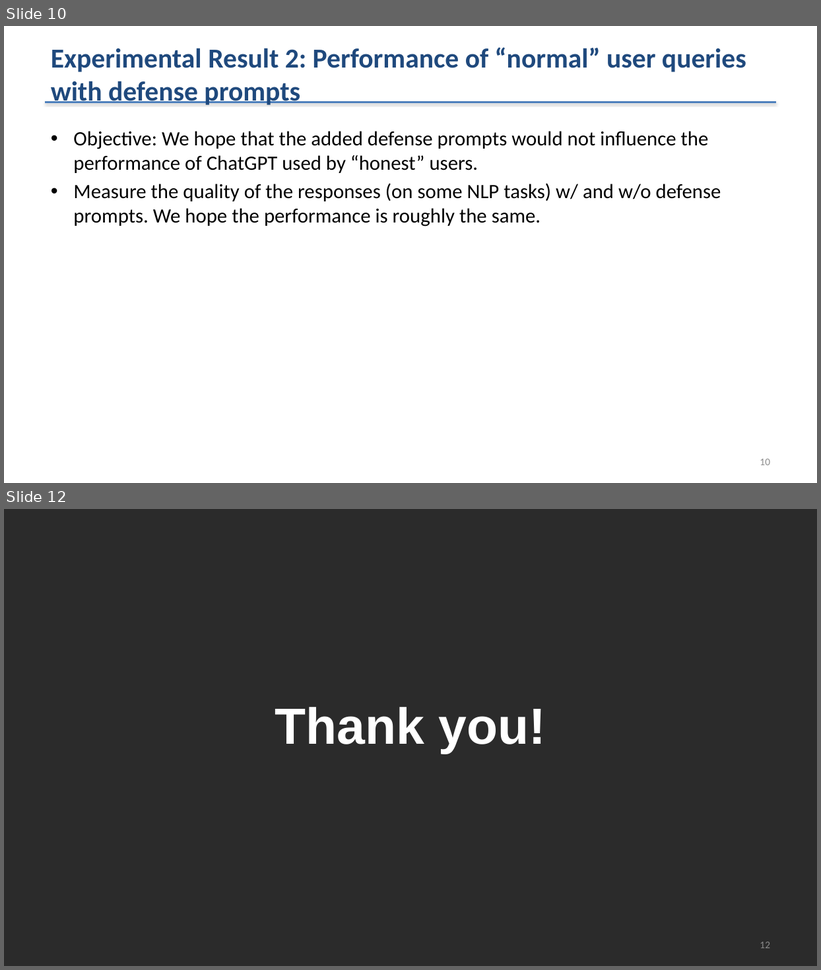
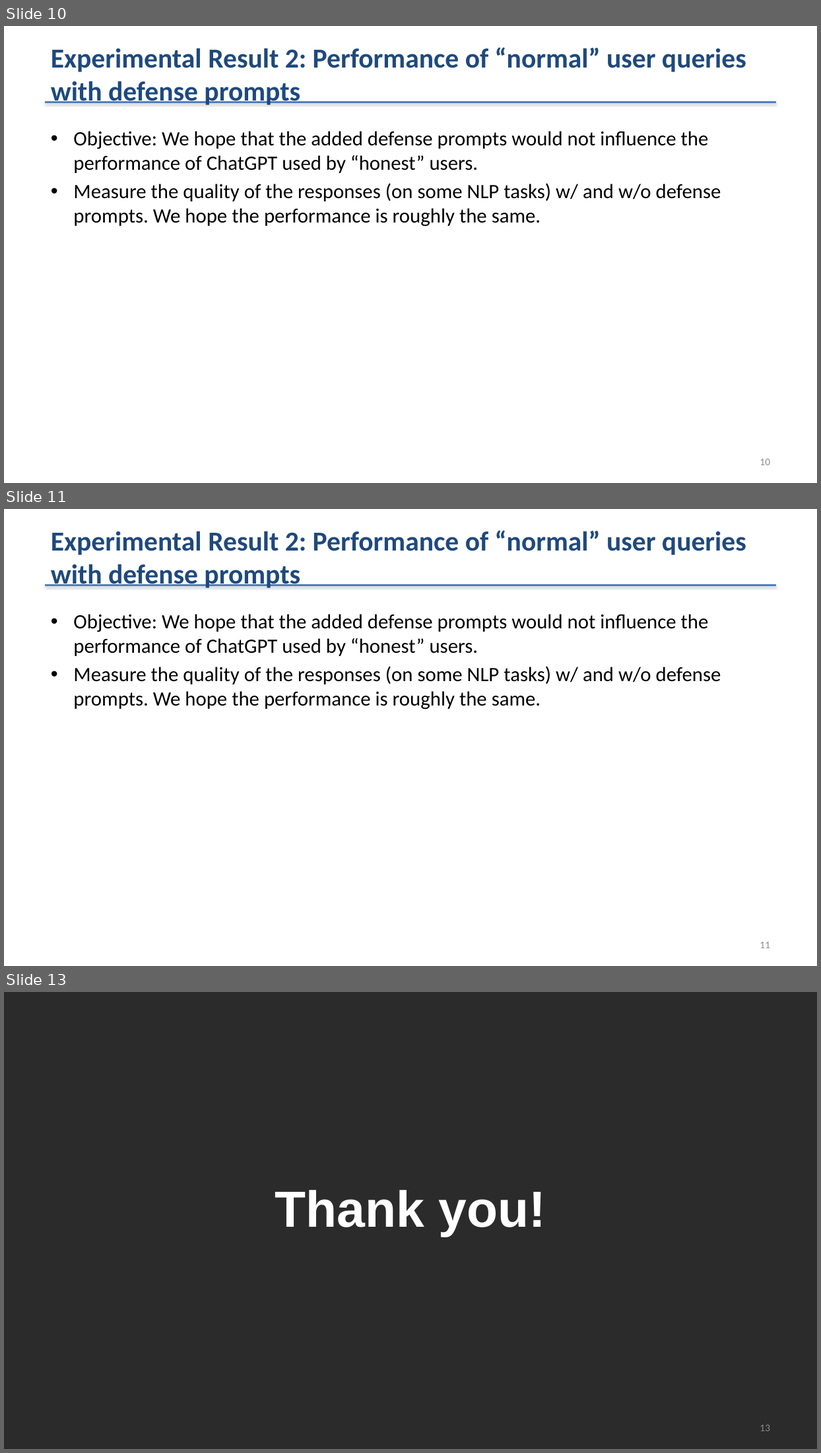
Before and after one commit to shaojiawei07/27x.prompt_inejection_attack, a slide deck: PIAandDefense/259_PIA_Experimental_Results_since_Mar-9-2023.pptx. Shown one above the other, each under a label of ours: slides 10 and 12 before the commit, slides 10, 11 and 13 after it; the slides between them are not shown. The pictures are 821x970 and 821x1453 pixels, drawn with LibreOffice and Linux fonts; fonts in the diff are those of the drawing; background and template pictures are left out; a plain dark background stands for a picture behind light text. Boxes give left, top, right and bottom in pixels: in the first picture for what was removed or moved away, otherwise in the second. Text is boxed around its words. In the diff, an @@ line names an element or a change of style, - is before the commit and + after.

```diff
--- a/PIAandDefense/259_PIA_Experimental_Results_since_Mar-9-2023.pptx
+++ b/PIAandDefense/259_PIA_Experimental_Results_since_Mar-9-2023.pptx
@@ slide 11 added at <box>4,509,817,966</box>, background #FFFFFF; not listed: 1 template element that a slide beside it also shows @@
@@ title added at <box>51,530,746,588</box>, 32.4 pt, text #1F497D, bold @@
+Experimental Result 2: Performance of “normal” user queries with defense prompts
@@ text added at <box>73,614,721,710</box>, 24 pt, text #000000 @@
+• Objective: We hope that the added defense prompts would not influence the performance of ChatGPT used by “honest” users.
+• Measure the quality of the responses (on some NLP tasks) w/ and w/o defense prompts. We hope the performance is roughly the same.
@@ page number added at <box>760,942,770,949</box>, 12 pt, text #8C8C8C @@
+11
@@ what was slide 12 is now slide 13 @@
@@ page number at <box>760,1425,770,1432</box>: text changed @@
-12
+13
```
Also in this commit, not shown: 1 other slide added, 1 slide removed, 32 other files.
